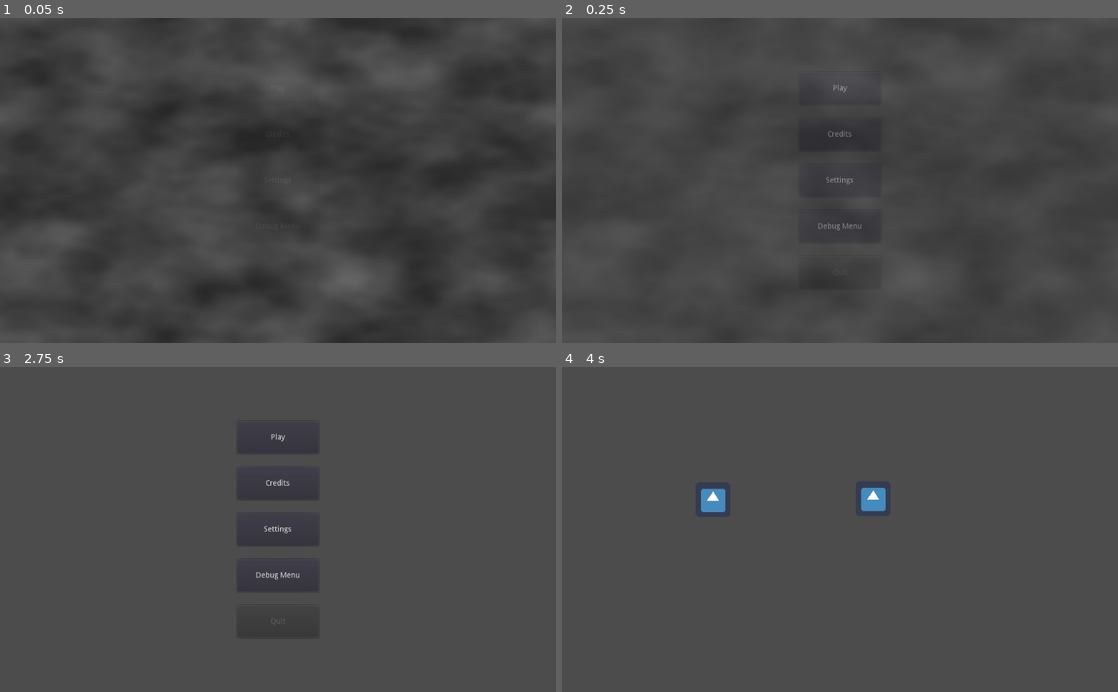
Above: before the commit, frames 1-4 (two rows, left to right).
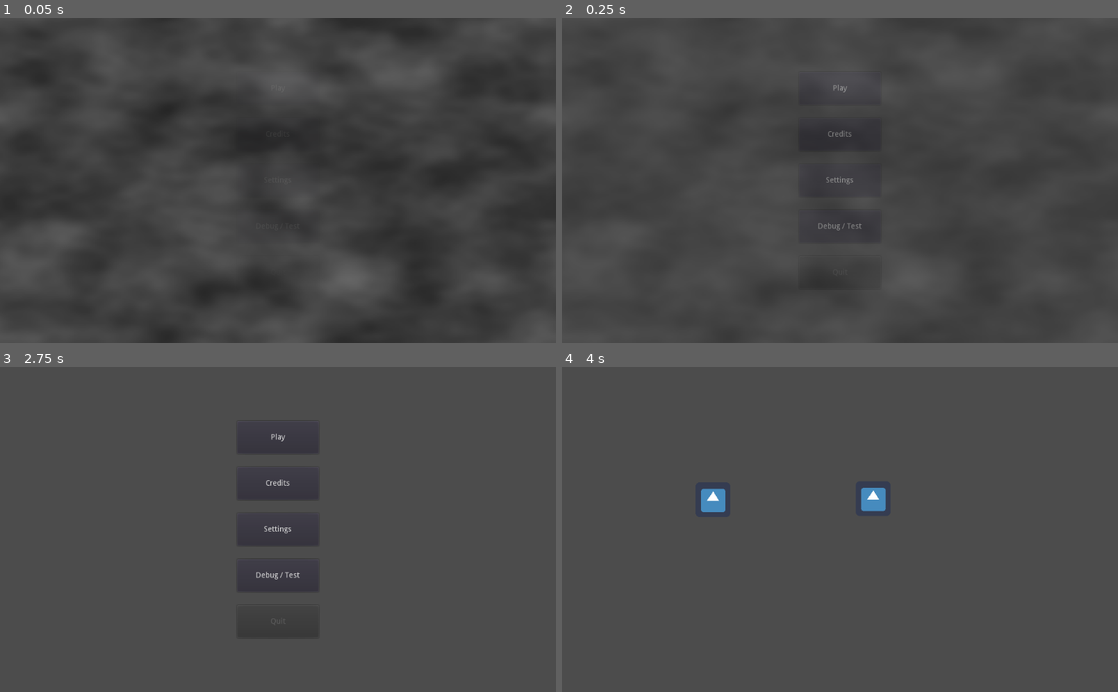
Above: after the commit, the same moments.

Repository: smclaughlan/GWJ52
Game: Godot game, scene res://Main.tscn
Two runs of this game, one before a commit and one after it. Both use one fixed random seed, a clock stepped at 60 frames per second and the inputs below. The engine's default icon, where the game draws it, is replaced by a stand-in: a white triangle on a blue panel in a dark square.
Inputs:
- Up to frame 1 (0.05 s): no input
- Up to frame 2 (0.25 s): no input
- Up to frame 3 (2.75 s): click "Debug Menu" (after the commit: "Debug / Test") at 0.5 s; tap Enter at 1.25 s; click "Return to Main Menu" at 2 s
- Up to frame 4 (4 s): click "Play" at 2.75 s

The runs differ from the first frame. In frame 2, less than 0.1% of the frame differs, in the area x 50-54%, y 63-65%; in frame 3, less than 0.1%; in frame 4, nothing differs.

Commit message:
added text to debug menus
to give us some idea of what scenes we have to make

Diff:
--- a/GodotProject/Main.gd
+++ b/GodotProject/Main.gd
@@ -1,6 +1,6 @@
 extends Control
 
-export var first_scene = preload("res://Scenes/GUI/Menus/MainMenu.tscn")
+export var first_scene = preload("res://Scenes/Menus/MainMenu.tscn")
 var fade_node : TextureRect
 var fade_duration = 0.5
 
--- a/GodotProject/Scenes/GUI/Menus/DebugMenu.tscn
+++ b/GodotProject/Scenes/Menus/DebugMenu.tscn
@@ -46,7 +46,7 @@
 margin_bottom = 60.0
 size_flags_horizontal = 6
 disabled = true
-text = "Scene 1"
+text = "Village Mockup"
 
 [node name="Scene 2" parent="MarginContainer/VBoxContainer/Body/LeftSide" instance=ExtResource( 1 )]
 margin_left = 180.0
@@ -55,7 +55,7 @@
 margin_bottom = 145.0
 size_flags_horizontal = 6
 disabled = true
-text = "Scene 2"
+text = "Tower Test"
 
 [node name="Scene 3" parent="MarginContainer/VBoxContainer/Body/LeftSide" instance=ExtResource( 1 )]
 margin_left = 180.0
@@ -64,7 +64,7 @@
 margin_bottom = 230.0
 size_flags_horizontal = 6
 disabled = true
-text = "Scene 3"
+text = "Player Controller Test"
 
 [node name="Scene 4" parent="MarginContainer/VBoxContainer/Body/LeftSide" instance=ExtResource( 1 )]
 margin_left = 180.0
@@ -73,7 +73,7 @@
 margin_bottom = 315.0
 size_flags_horizontal = 6
 disabled = true
-text = "Scene 4"
+text = "NPC Behaviour"
 
 [node name="Scene 5" parent="MarginContainer/VBoxContainer/Body/LeftSide" instance=ExtResource( 1 )]
 margin_left = 180.0
@@ -82,7 +82,7 @@
 margin_bottom = 400.0
 size_flags_horizontal = 6
 disabled = true
-text = "Scene 5"
+text = "Trading?"
 
 [node name="RightSide" type="VBoxContainer" parent="MarginContainer/VBoxContainer/Body"]
 margin_left = 514.0
--- a/GodotProject/Scenes/GUI/Menus/MainMenu.tscn
+++ b/GodotProject/Scenes/Menus/MainMenu.tscn
@@ -3,8 +3,8 @@
 [ext_resource path="res://_common/GUI/SceneChangeButton.tscn" type="PackedScene" id=1]
 [ext_resource path="res://Scenes/Battle/Battle.tscn" type="PackedScene" id=2]
 [ext_resource path="res://Cutscenes/EndScreens/Credits.tscn" type="PackedScene" id=3]
-[ext_resource path="res://Scenes/GUI/Menus/DebugMenu.tscn" type="PackedScene" id=4]
-[ext_resource path="res://Scenes/GUI/Menus/SettingsMenu.tscn" type="PackedScene" id=5]
+[ext_resource path="res://Scenes/Menus/DebugMenu.tscn" type="PackedScene" id=4]
+[ext_resource path="res://Scenes/Menus/SettingsMenu.tscn" type="PackedScene" id=5]
 
 [node name="MainMenu" type="Control"]
 anchor_right = 1.0
@@ -71,7 +71,7 @@
 margin_right = 587.0
 margin_bottom = 315.0
 size_flags_horizontal = 6
-text = "Debug Menu"
+text = "Debug / Test"
 target_scene = ExtResource( 4 )
 
 [node name="QuitButton" parent="MarginContainer/VBoxContainer/Body" instance=ExtResource( 1 )]
Renamed: GodotProject/Scenes/GUI/Menus/SettingsMenu.tscn -> GodotProject/Scenes/Menus/SettingsMenu.tscn
Not shown, added: GodotProject/Scenes/Menus/empty.txt
